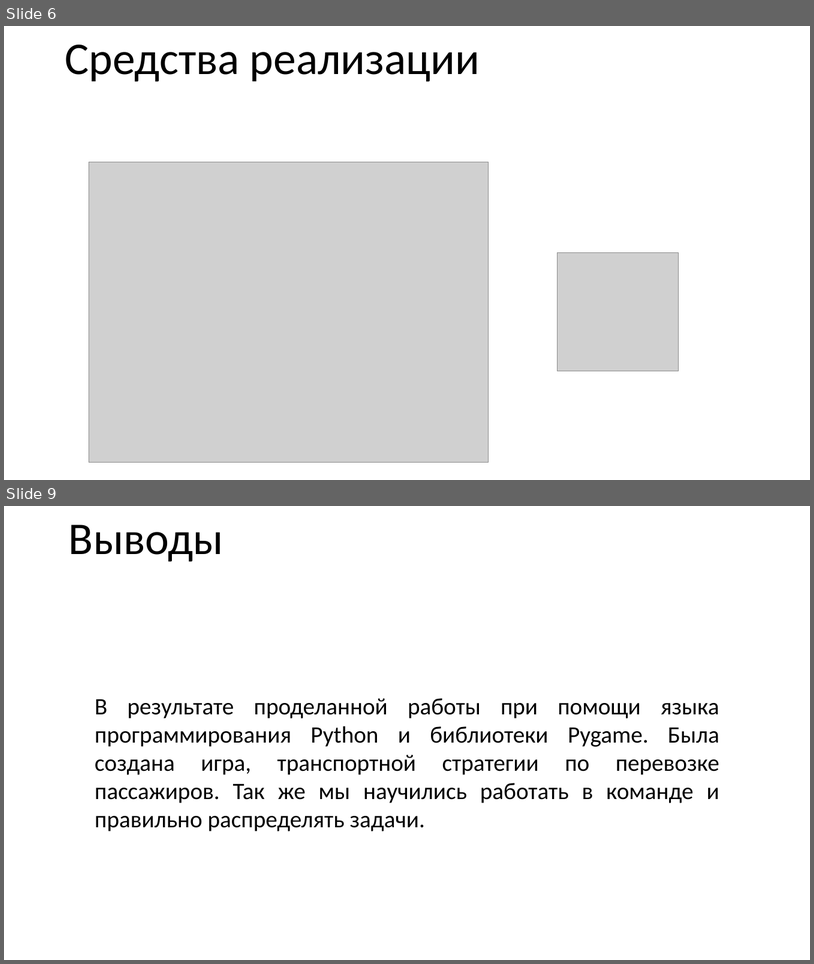
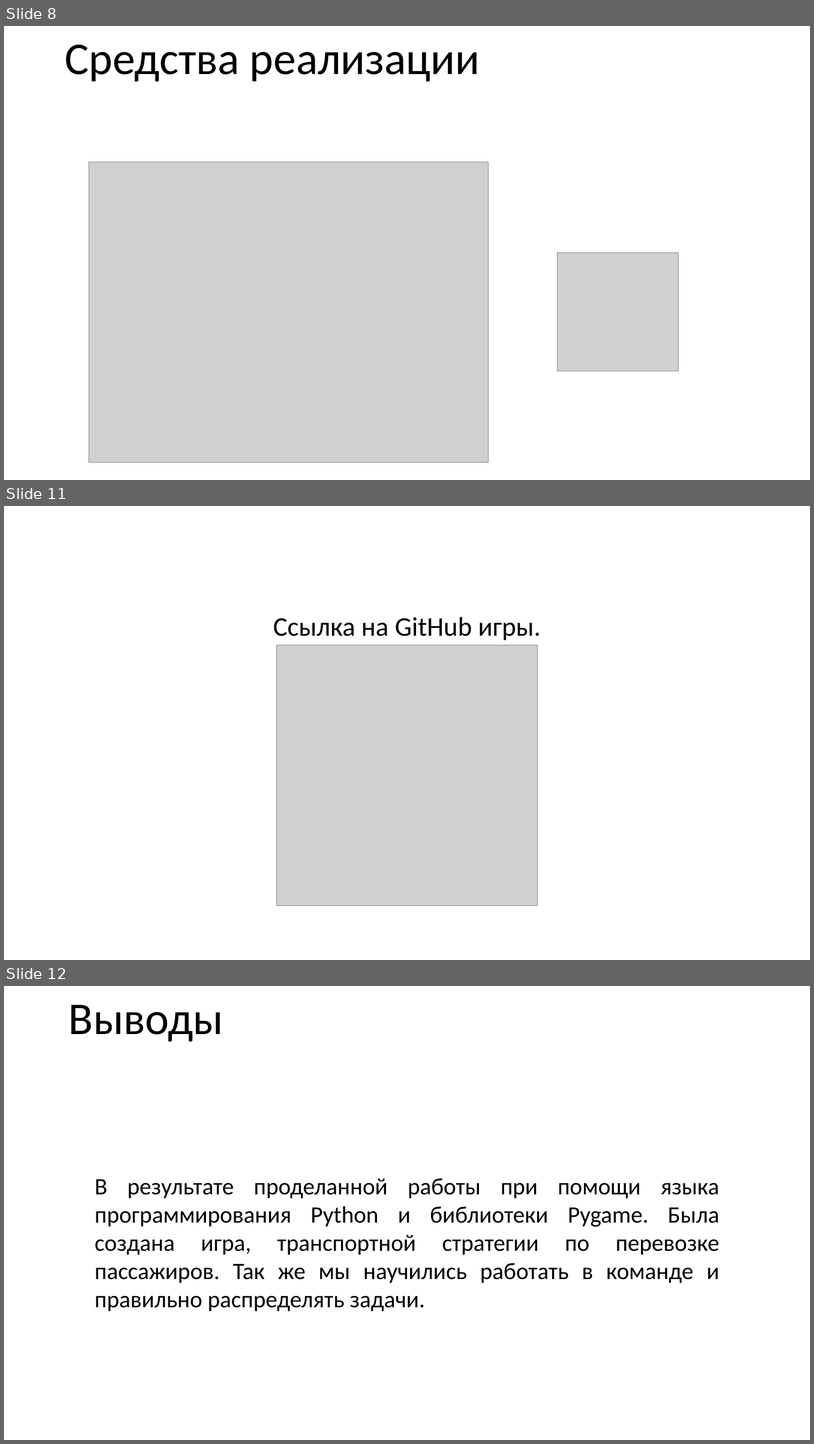
Before and after one commit to VaNNoSiC/game_project, a slide deck: Презентация1.pptx. Shown one above the other, each under a label of ours: slides 6 and 9 before the commit, slides 8, 11 and 12 after it; the slides between them are not shown. The pictures are 814x964 and 814x1444 pixels, drawn with LibreOffice and Linux fonts; fonts in the diff are those of the drawing; grey boxes stand for pictures; background and template pictures are left out. Boxes give left, top, right and bottom in pixels: in the first picture for what was removed or moved away, otherwise in the second. Text is boxed around its words. In the diff, an @@ line names an element or a change of style, - is before the commit and + after.

```diff
--- a/Презентация1.pptx
+++ b/Презентация1.pptx
@@ slide 11 added at [4, 506, 810, 960], background picture (left out) @@
@@ text added at [273, 617, 541, 640], 32 pt, text #000000 @@
+Ссылка на GitHub игры.
@@ picture added at [277, 645, 537, 905] @@
@@ what was slide 6 is now slide 8 @@
@@ what was slide 9 is now slide 12 @@
```
Also in this commit, not shown: 4 slides changed, 3 other slides added, 1 slide removed, 11 other files.
